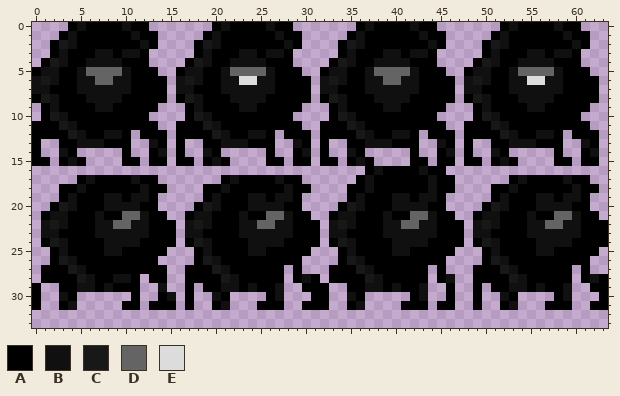
Pixel-art sprite, stored at assets/enemy_hound_spritesheet.png. The picture above was drawn from the file before the commit.
The file is 64x48 pixels. Colours within 5 levels of each other are drawn and written as one. Shown: x 0..63, y 0..33.
Palette (. is transparent): A #000000  B #101010  C #181818  D #646464  E #dcdcdc
Pixels before, first column x 0:
 0 ....ABAAAABAA.......ABAAAABAA.......ABAAAABAA.......ABAAAABAA...
 1 ...ABAAAAAABAA.....ABAAAAAABAA.....ABAAAAAABAA.....ABAAAAAABAA..
 2 ..ACBAAAAAAABA....ACBAAAAAAABA....ACBAAAAAAABA....ACBAAAAAAABA..
 3 ..ABAAABBABBA.....ABAAABBABBA.....ABAAABBABBA.....ABAAABBABBA...
 4 .ACBAABBBBAAA....ACBAABBBBAAA....ACBAABBBBAAA....ACBAABBBBAAA...
 5 ABBAABDDDDBAAA..ABBAABDDDDBAAA..ABBAABDDDDBAAA..ABBAABDDDDBAAA..
 6 BCBAABBDDBBAAAA.BCBAABBEEBBAAAA.BCBAABBDDBBAAAA.BCBAABBEEBBAAAA.
 7 BBAAABBBBBBAAAA.BBAAABBBBBBAAAA.BBAAABBBBBBAAAA.BBAAABBBBBBAAAA.
 8 ACBAAABBBBAAAAA.ACBAAABBBBAAAAA.ACBAAABBBBAAAAA.ACBAAABBBBAAAAA.
 9 .ABAAAABBAAAAA...ABAAAABBAAAAA...ABAAAABBAAAAA...ABAAAABBAAAAA..
10 .ACBAAAAAAAAA....ACBAAAAAAAAA....ACBAAAAAAAAA....ACBAAAAAAAAA...
11 AAACBAAAAAAAAA..AAACBAAAAAAAAA..AAACBAAAAAAAAA..AAACBAAAAAAAAA..
12 AAAACBAABBA.AAA.AAAACBAABBA.AAA.AAAACBAABBA.AAA.AAAACBAABBA.AAA.
13 A..AABBBAAA..BA.A..AABBBAAA..BA.A..AABBBAAA..BA.A..AABBBAAA..BA.
14 A..BA.....A..AB.A..BA.....A..AB.A..BA.....A..AB.A..BA.....A..AB.
15 AA.ABA....AA.AA.AA.ABA....AA.AA.AA.ABA....AA.AA.AA.ABA....AA.AA.
16 .....................................ABAAAABAA..................
17 .....ABAAAABAA.......ABAAAABAA......ABAAAAAABAA......ABAAAABAA..
18 ...AABAAAAAABAA....AABAAAAAABAA....AABAAAAAABAA....AABAAAAAABAA.
19 ...ABAAABBABBA.....ABAAABBABBA.....ABAAABBABBA.....ABAAABBABBA..
20 ..ACBAAABBBBAA....ACBAAABBBBAA....ACBAAABBBBAA....ACBAAABBBBAA..
21 .ABBAAABAADDBAA..ABBAAABAADDBAA..ABBAAABAADDBAA..ABBAAABAADDBAA.
22 .BCBAAABBDDBBAAA.BCBAAABBDDBBAAA.BCBAAABBDDBBAAA.BCBAAABBDDBBAAA
23 .BBAAAABBBBBBAAA.BBAAAABBBBBBAAA.BBAAAABBBBBBAAA.BBAAAABBBBBBAAA
24 .ACBAAAABBBBAAAA.ACBAAAABBBBAAAA.ACBAAAABBBBAAAA.ACBAAAABBBBAAAA
25 ..ABAAAABBAAAAA...ABAAAABBAAAAA...ABAAAABBAAAAA...ABAAAABBAAAAA.
26 ..ACBAAAAAAAAA....ACBAAAAAAAAA....ACBAAAAAAAAA....ACBAAAAAAAAA..
27 .AAACBAAAAAAAAA..AAACBAAAAAA.A...AAACBAAAAAA.A...AAACBAAAAAA.A..
28 .AAAACBAABBA.AA..AAAACBAAAAA.ABA.AAAACBAAAAA.AB..AAAACBAAAAA.ABA
29 A..AABBABAAA..B..A.AABBABAAB..AAA..AABBABAAB..A..A.AABBABAAB..AA
30 A..BA......A..AB.A..BA....AB...AA..BA.....AB..A..A..BA....AB...A
31 A..AB.....AA.AAA.A..AB...AAA..AAA..AB....AAA.AA..A..AB...AAA..AA
After the commit:
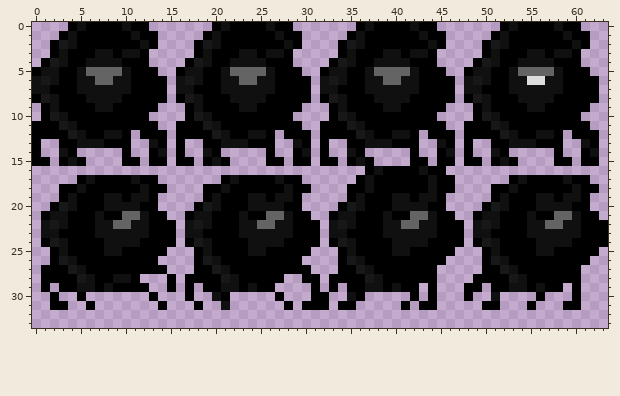
The exact change:
{"y":6,"x":23,"old":"EE","new":"DD"}
{"y":27,"x":17,"old":"A","new":"."}
{"y":27,"x":28,"old":".","new":"A"}
{"y":27,"x":30,"old":".","new":"A"}
{"y":27,"x":33,"old":"A","new":"."}
{"y":27,"x":44,"old":".A","new":"A."}
{"y":27,"x":49,"old":"A","new":"."}
{"y":27,"x":60,"old":".A","new":"A."}
{"y":28,"x":13,"old":"AA.","new":"..A"}
{"y":28,"x":29,"old":"AB","new":".A"}
{"y":28,"x":44,"old":".AB","new":"A.."}
{"y":28,"x":60,"old":".ABA","new":"A..."}
{"y":29,"x":0,"old":"A.","new":".A"}
{"y":29,"x":12,"old":".","new":"A"}
{"y":29,"x":14,"old":"B.","new":".A"}
{"y":29,"x":27,"old":"B","new":"."}
{"y":29,"x":30,"old":"A","new":"."}
{"y":29,"x":32,"old":"A.","new":".A"}
{"y":29,"x":43,"old":"B.","new":".A"}
{"y":29,"x":46,"old":"A","new":"."}
{"y":29,"x":48,"old":".","new":"A"}
{"y":29,"x":59,"old":"B.","new":".A"}
{"y":29,"x":62,"old":"AA","new":".."}
{"y":30,"x":0,"old":"A","new":"."}
{"y":30,"x":2,"old":".BA.","new":"A..A"}
{"y":30,"x":11,"old":"A","new":"."}
{"y":30,"x":13,"old":".AB","new":"A.."}
{"y":30,"x":26,"old":"AB","new":".A"}
{"y":30,"x":43,"old":"B.","new":".A"}
{"y":30,"x":46,"old":"A","new":"."}
{"y":30,"x":48,"old":".A","new":"A."}
{"y":30,"x":51,"old":".BA","new":"B.."}
{"y":30,"x":56,"old":".","new":"A"}
{"y":30,"x":58,"old":"AB.","new":"..A"}
{"y":30,"x":63,"old":"A","new":"."}
{"y":31,"x":0,"old":"A","new":"."}
{"y":31,"x":2,"old":".","new":"A"}
{"y":31,"x":4,"old":"B","new":"."}
{"y":31,"x":6,"old":".","new":"A"}
{"y":31,"x":10,"old":"AA","new":".."}
{"y":31,"x":13,"old":"A","new":"."}
{"y":31,"x":15,"old":"A","new":"."}
{"y":31,"x":17,"old":"A.","new":".A"}
{"y":31,"x":20,"old":"A","new":"."}
{"y":31,"x":25,"old":"AAA.","new":"...A"}
{"y":31,"x":34,"old":".","new":"A"}
{"y":31,"x":36,"old":"B","new":"."}
{"y":31,"x":42,"old":"A","new":"."}
{"y":31,"x":44,"old":".AA","new":"A.."}
{"y":31,"x":49,"old":"A..AB","new":".AA.."}
{"y":31,"x":55,"old":".","new":"A"}
{"y":31,"x":57,"old":"AA","new":".."}
{"y":31,"x":60,"old":".","new":"A"}
{"y":31,"x":62,"old":"AA","new":".."}
{"label":"changed","picture_box":[239,76,257,85]}
{"label":"changed","picture_box":[32,265,221,310]}
{"label":"changed","picture_box":[257,265,365,310]}
{"label":"changed","picture_box":[410,265,608,310]}
